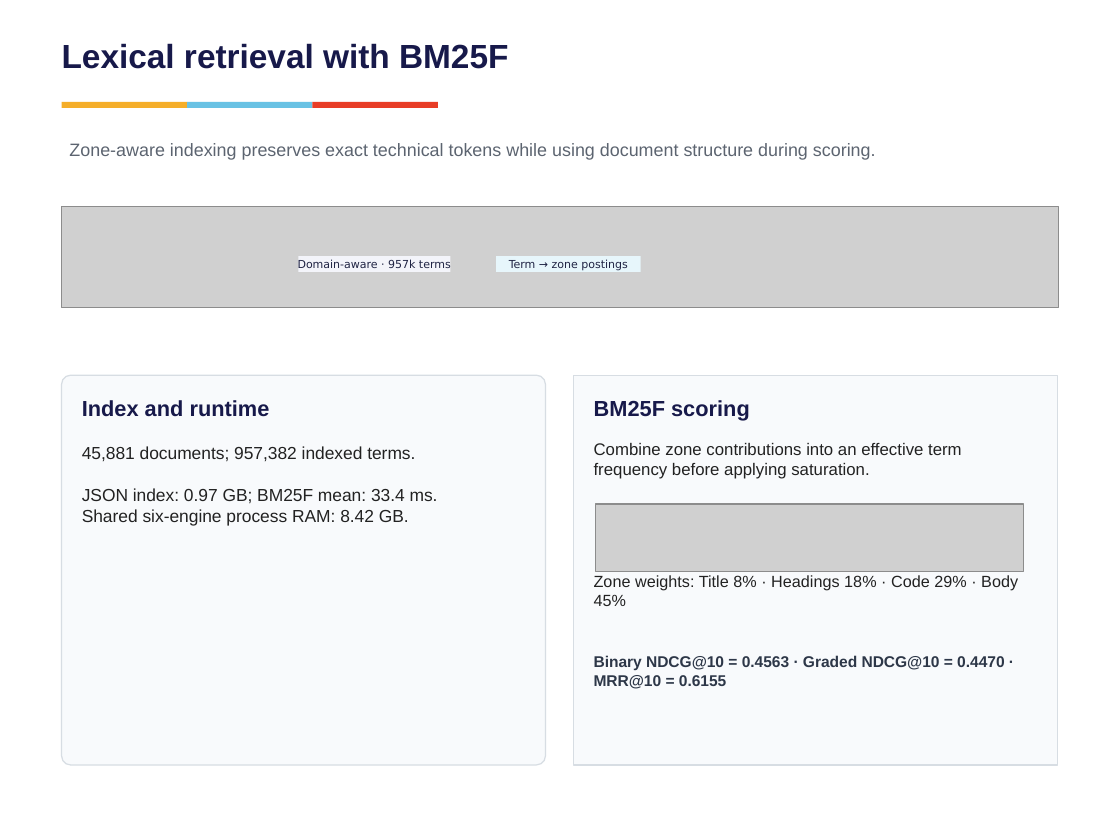
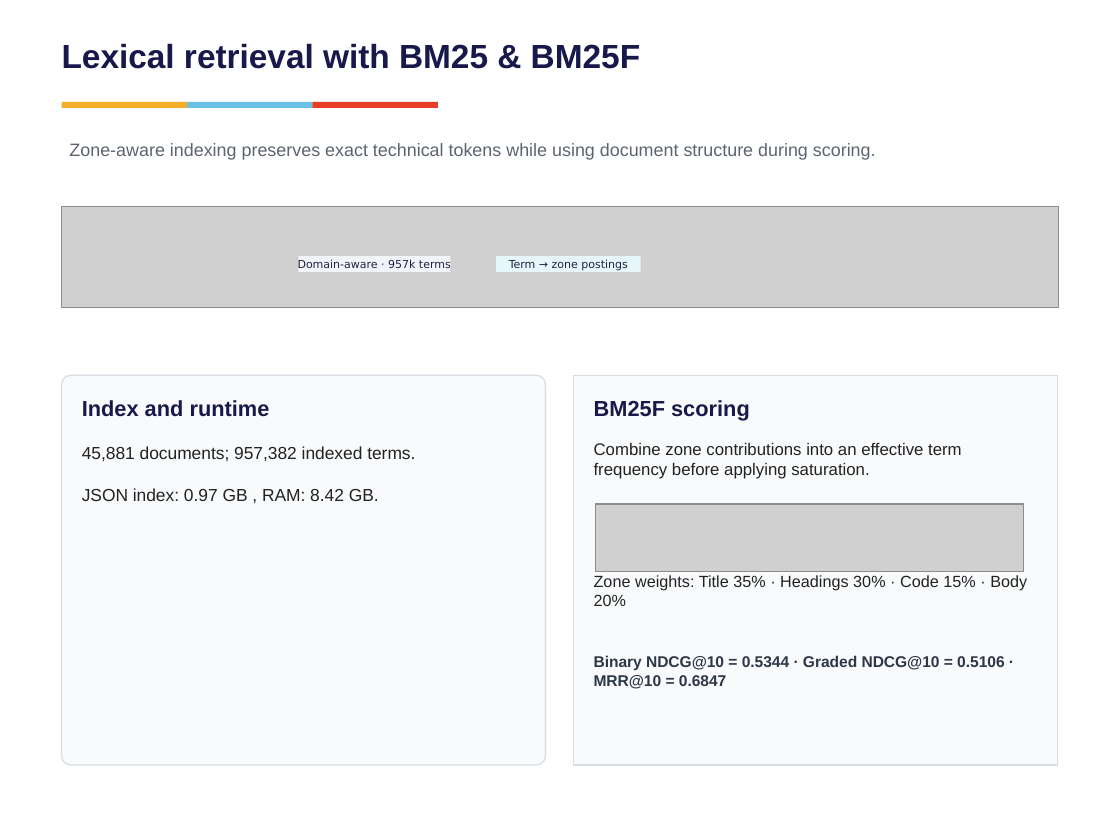
Before and after one commit to vishrutbhushan/ir-benchmark, a slide deck: slide 4 of presentation/Group7_BM25 vs Neural Retrieval on Technical Documents.pptx (slide 5 before the commit). Drawn at 1120x840 pixels with LibreOffice and Linux fonts; fonts in the diff are those of the drawing; grey boxes stand for pictures. Boxes give left, top, right and bottom in pixels: in the first picture for what was removed or moved away, otherwise in the second. Text is boxed around its words. In the diff, an @@ line names an element or a change of style, - is before the commit and + after.

```diff
--- a/presentation/Group7_BM25 vs Neural Retrieval on Technical Documents.pptx
+++ b/presentation/Group7_BM25 vs Neural Retrieval on Technical Documents.pptx
@@ text at bbox=[62, 43, 640, 69]: text changed @@
-Lexical retrieval with BM25F
+Lexical retrieval with BM25 & BM25F
@@ text at bbox=[82, 488, 379, 501]: text changed @@
-JSON index: 0.97 GB; BM25F mean: 33.4 ms.
-Shared six-engine process RAM: 8.42 GB.
+JSON index: 0.97 GB , RAM: 8.42 GB.
@@ text at bbox=[594, 575, 1027, 606]: text changed @@
-Zone weights: Title 8% · Headings 18% · Code 29% · Body 45%
+Zone weights: Title 35% · Headings 30% · Code 15% · Body 20%
@@ text at bbox=[594, 655, 1004, 689]: text changed @@
-Binary NDCG@10 = 0.4563 · Graded NDCG@10 = 0.4470 · MRR@10 = 0.6155
+Binary NDCG@10 = 0.5344 · Graded NDCG@10 = 0.5106 · MRR@10 = 0.6847
```
Also in this commit, not shown: 14 other slides changed, 1 slide removed, 23 other files.
